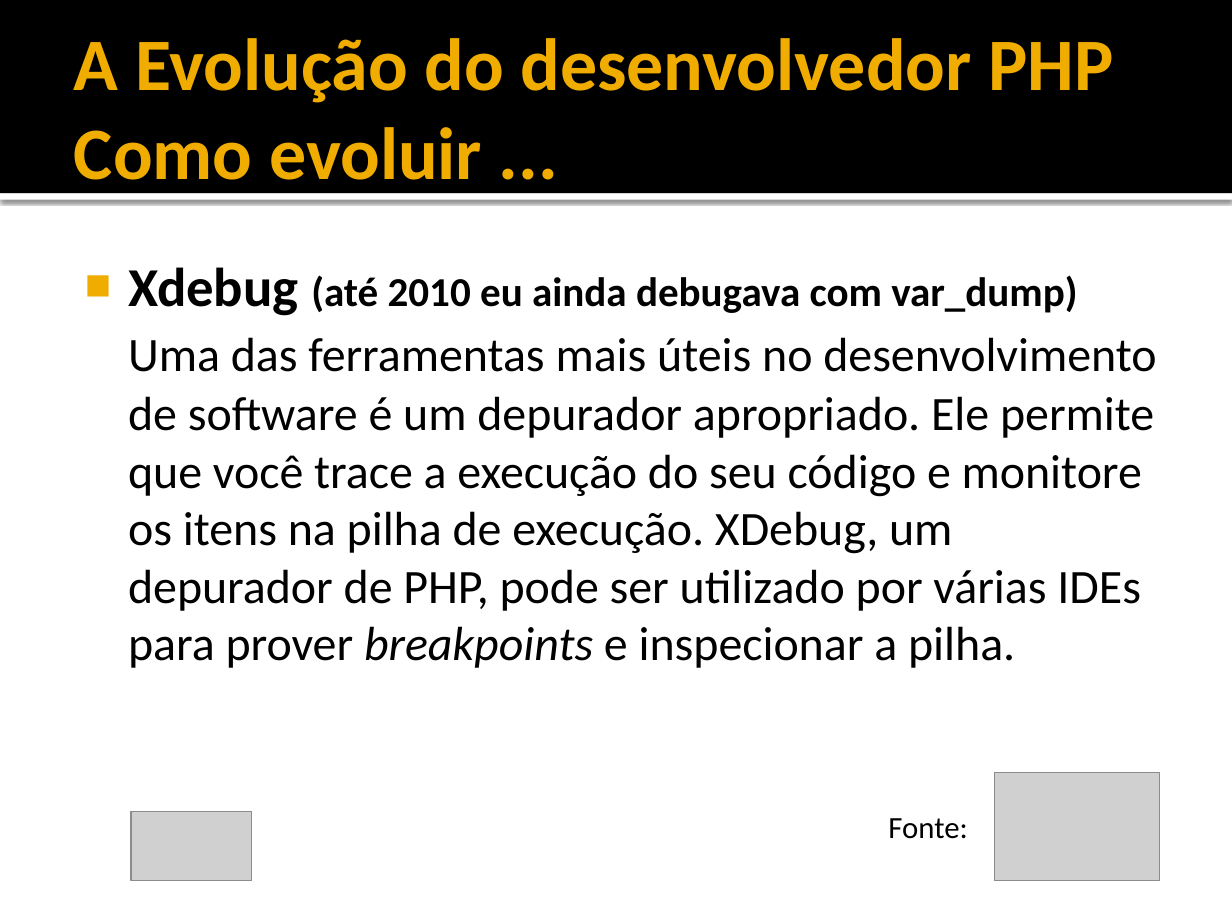
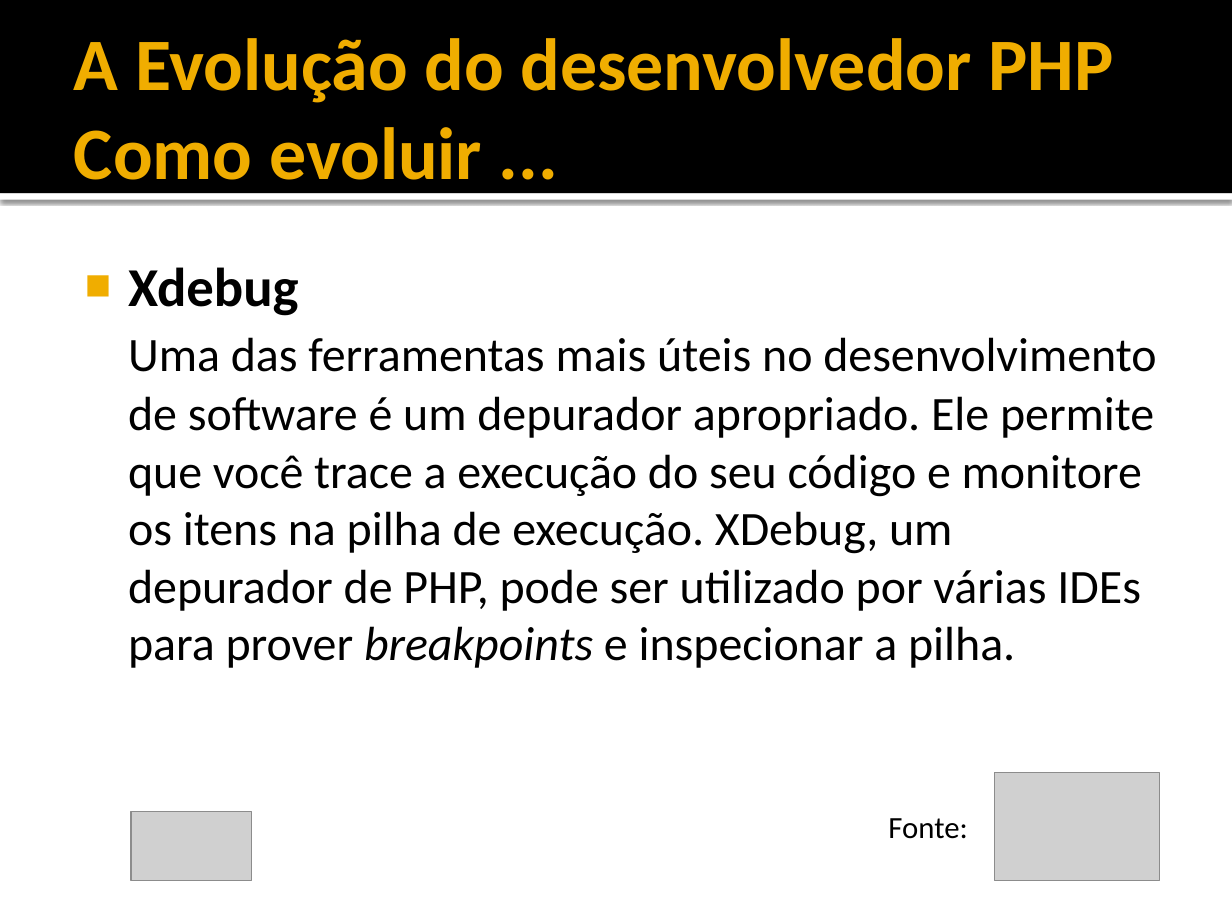
Before and after one commit to williamChenta/miniCursoCodeigniterTwitterBootstrap, a slide deck: slide 7 of assets/artefatos/Mini curso - Codeigniter.pptx. Drawn at 1232x924 pixels with LibreOffice and Linux fonts; fonts in the diff are those of the drawing; grey boxes stand for pictures. Boxes give left, top, right and bottom in pixels: in the first picture for what was removed or moved away, otherwise in the second. Text is boxed around its words. In the diff, an @@ line names an element or a change of style, - is before the commit and + after.

```diff
--- a/assets/artefatos/Mini curso - Codeigniter.pptx
+++ b/assets/artefatos/Mini curso - Codeigniter.pptx
@@ text at [128, 267, 299, 316]: text changed; size 24 to 32 pt @@
-■ Xdebug (até 2010 eu ainda debugava com var_dump)
+■ Xdebug
```
Also in this commit, not shown: 2 other slides changed, 1 other file.
